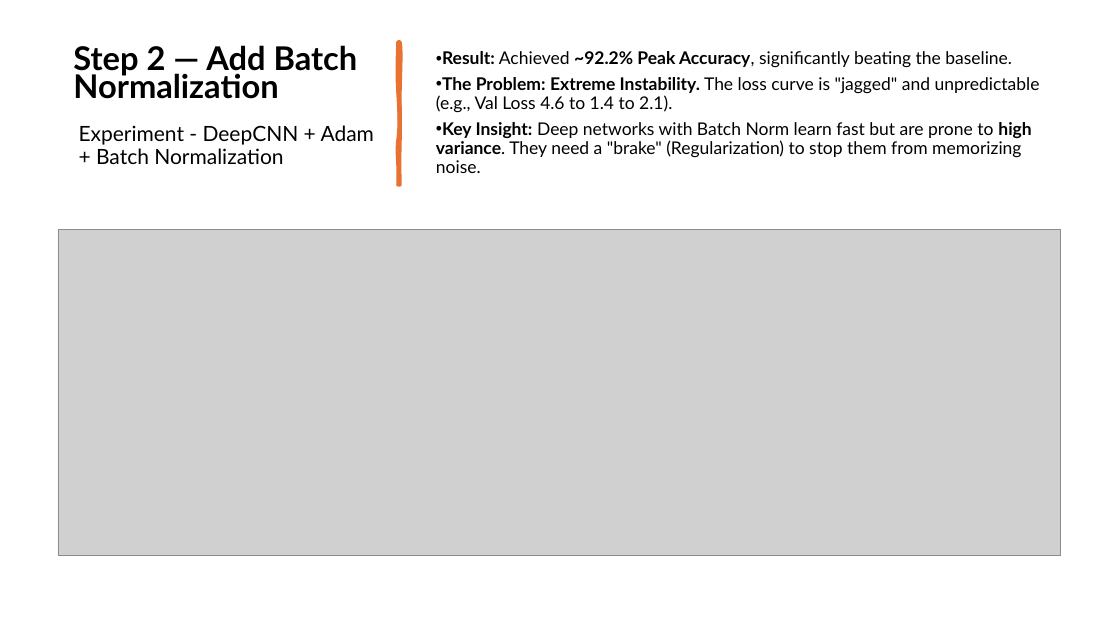
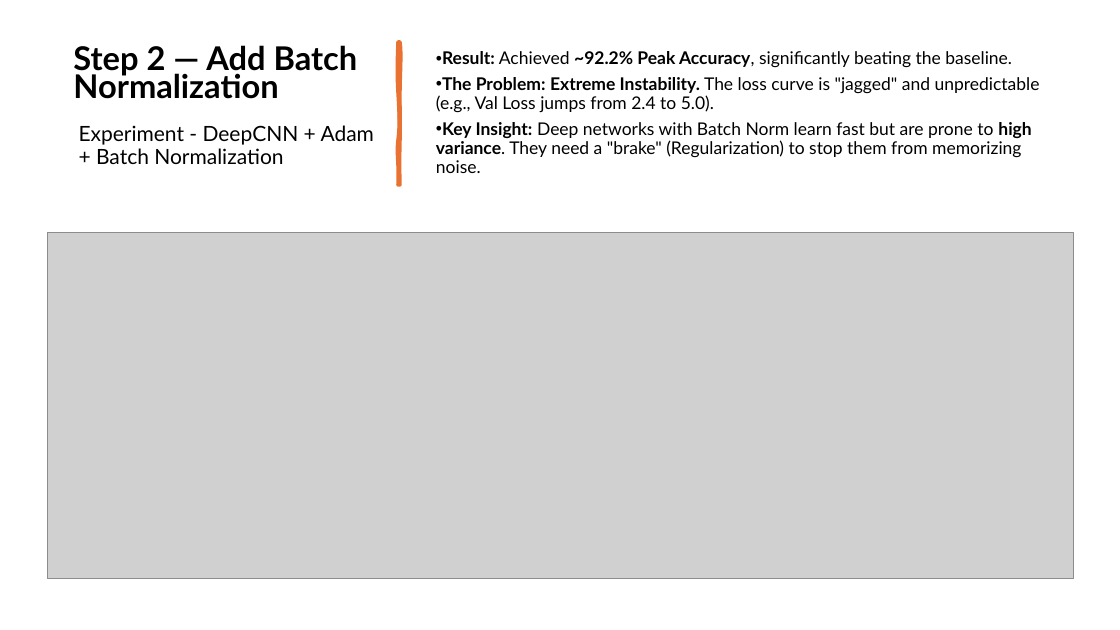
Before and after one commit to shirazkh/bananaClassification, a slide deck: slide 9 of final_presentation.pptx. Drawn at 1120x630 pixels with LibreOffice and Linux fonts; fonts in the diff are those of the drawing; grey boxes stand for pictures. Boxes give left, top, right and bottom in pixels: in the first picture for what was removed or moved away, otherwise in the second. Text is boxed around its words. In the diff, an @@ line names an element or a change of style, - is before the commit and + after.

```diff
--- a/final_presentation.pptx
+++ b/final_presentation.pptx
@@ text at [436,77,1040,113]: text changed @@
-• The Problem: Extreme Instability. The loss curve is "jagged" and unpredictable (e.g., Val Loss 4.6 to 1.4 to 2.1).
+• The Problem: Extreme Instability. The loss curve is "jagged" and unpredictable (e.g., Val Loss jumps from 2.4 to 5.0).
@@ picture: place and size @@
-picture at [58,229,1061,555]
+picture at [47,232,1073,578]
```
Also in this commit, not shown: 9 other slides changed.
